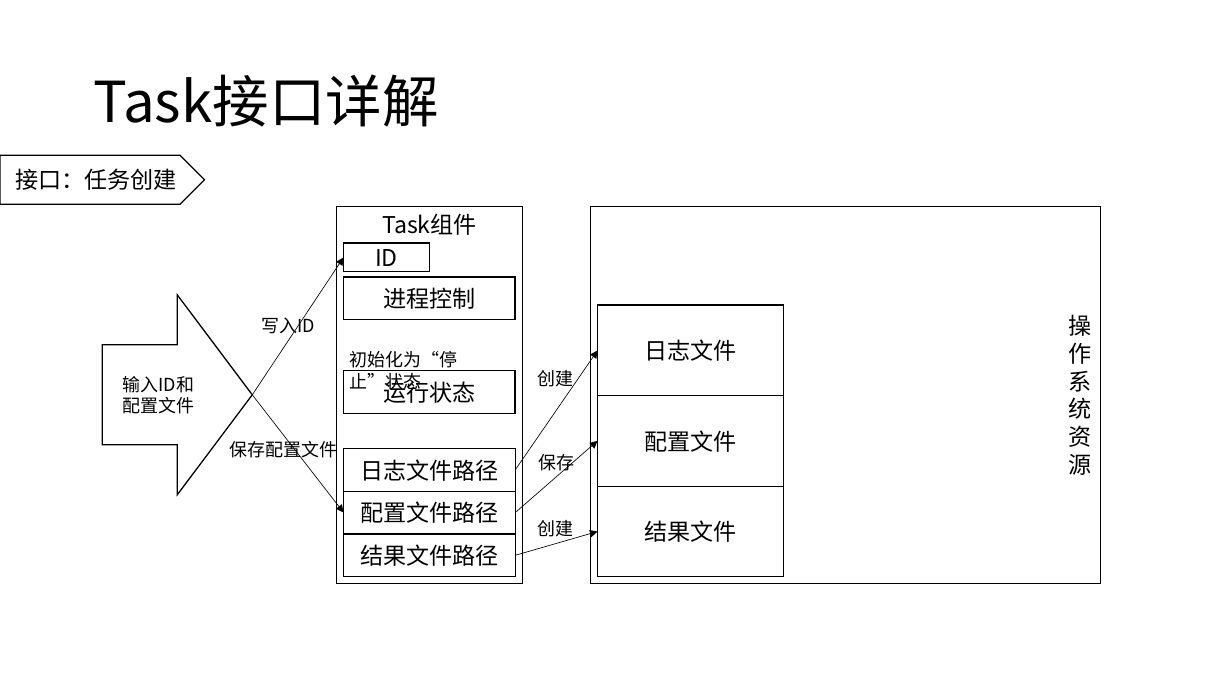
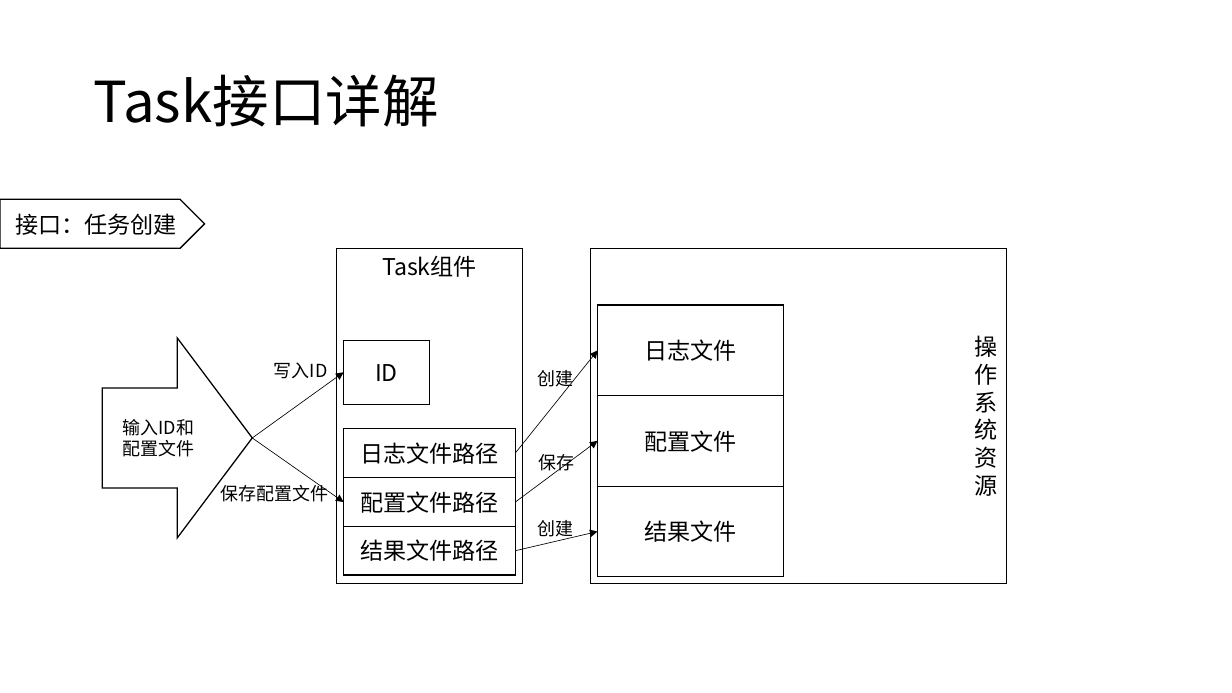
Before and after one commit to WuXiSTC/PressureMeter, a slide deck: slide 13 of 设计图.pptx. Drawn at 1232x693 pixels with LibreOffice and Linux fonts; fonts in the diff are those of the drawing. Boxes give left, top, right and bottom in pixels: in the first picture for what was removed or moved away, otherwise in the second. Text is boxed around its words. In the diff, an @@ line names an element or a change of style, - is before the commit and + after.

```diff
--- a/设计图.pptx
+++ b/设计图.pptx
@@ pentagon arrow "接口：任务创建": place and size @@
-pentagon arrow "接口：任务创建" at bbox=[0, 155, 204, 204]
+pentagon arrow "接口：任务创建" at bbox=[0, 200, 204, 249]
@@ rectangle "Task组件": place and size @@
-rectangle "Task组件" at bbox=[336, 206, 522, 583]
+rectangle "Task组件" at bbox=[336, 249, 522, 584]
@@ rectangle "操": place and size @@
-rectangle "操" at bbox=[591, 206, 1101, 583]
+rectangle "操" at bbox=[591, 249, 1006, 584]
@@ rectangle removed at bbox=[344, 277, 515, 320] @@
-进程控制
@@ right arrow "输入ID和": place and size @@
-right arrow "输入ID和" at bbox=[103, 295, 252, 494]
+right arrow "输入ID和" at bbox=[103, 338, 252, 538]
@@ text "写入ID" rewrapped from bbox=[261, 313, 315, 337] to bbox=[274, 362, 328, 379] @@
@@ rectangle "ID": place and size @@
-rectangle "ID" at bbox=[344, 243, 430, 272]
+rectangle "ID" at bbox=[344, 340, 430, 404]
@@ text removed at bbox=[350, 351, 458, 393] @@
-初始化为“停止”状态
@@ arrow moved from (516, 470) - (598, 350) to (516, 453) - (598, 350) @@
@@ arrow moved from (252, 395) - (344, 258) to (252, 438) - (344, 372) @@
@@ rectangle removed at bbox=[344, 371, 516, 413] @@
-运行状态
@@ arrow moved from (252, 395) - (344, 513) to (252, 438) - (344, 502) @@
@@ rectangle "日志文件路径": place and size @@
-rectangle "日志文件路径" at bbox=[344, 448, 516, 491]
+rectangle "日志文件路径" at bbox=[344, 429, 516, 478]
@@ arrow moved from (516, 513) - (598, 441) to (516, 502) - (598, 441) @@
@@ text "保存配置文件" rewrapped from bbox=[230, 438, 338, 462] to bbox=[221, 482, 329, 502] @@
@@ rectangle "配置文件路径": place and size @@
-rectangle "配置文件路径" at bbox=[344, 492, 516, 534]
+rectangle "配置文件路径" at bbox=[344, 478, 516, 527]
@@ rectangle "结果文件路径": place and size @@
-rectangle "结果文件路径" at bbox=[344, 534, 516, 577]
+rectangle "结果文件路径" at bbox=[344, 527, 516, 576]
@@ arrow moved from (516, 555) - (598, 531) to (516, 551) - (598, 531) @@
```
Also in this commit, not shown: 5 other slides changed, 1 slide removed, 1 other file.
